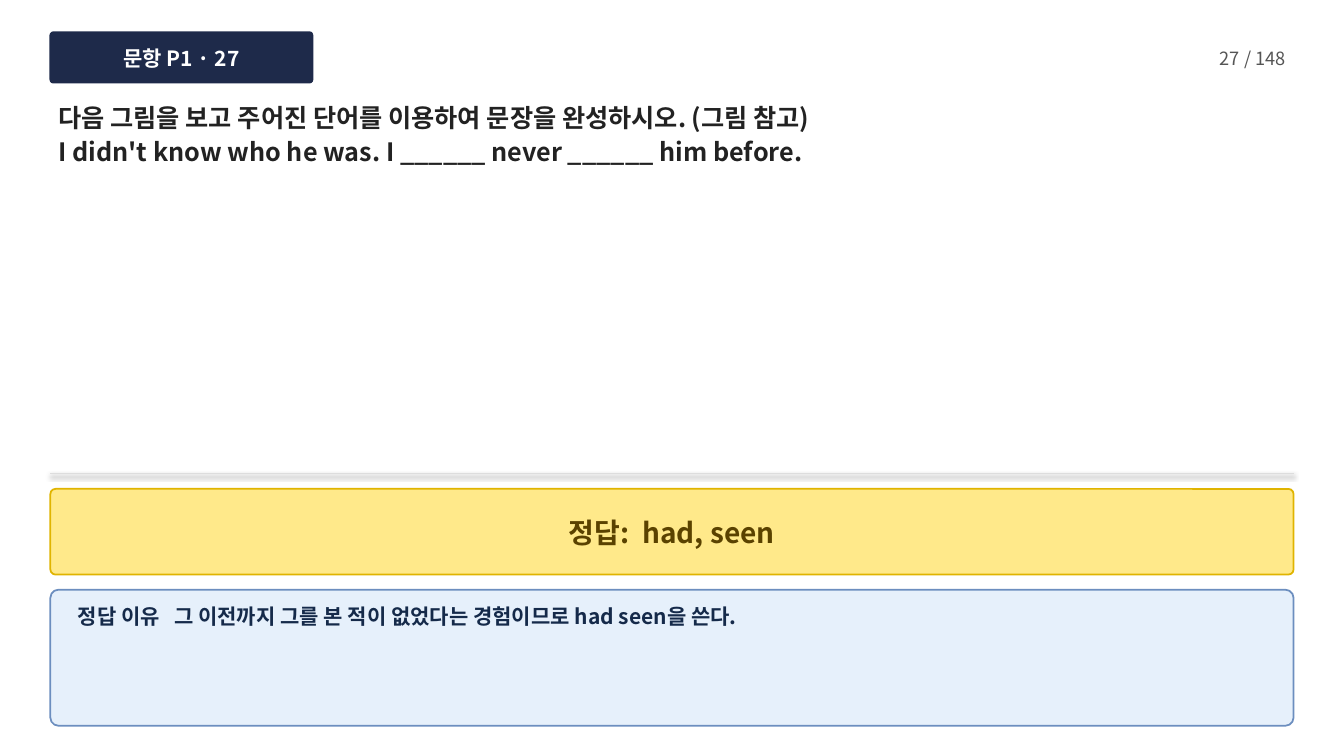
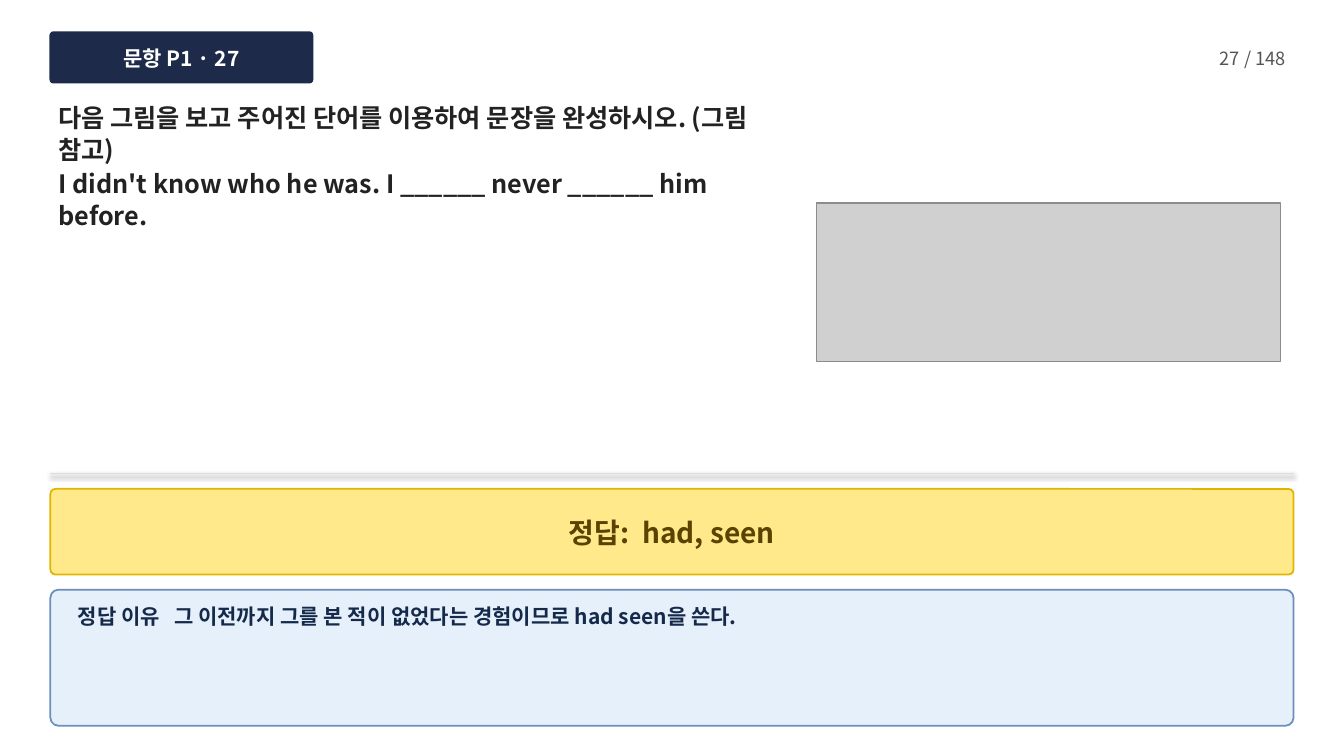
Before and after one commit to dtpman/dtpman, a slide deck: slide 28 of L6_Grammar_BuildUp.pptx. Drawn at 1344x756 pixels with LibreOffice and Linux fonts; fonts in the diff are those of the drawing; grey boxes stand for pictures. Boxes give left, top, right and bottom in pixels: in the first picture for what was removed or moved away, otherwise in the second. Text is boxed around its words. In the diff, an @@ line names an element or a change of style, - is before the commit and + after.

```diff
--- a/L6_Grammar_BuildUp.pptx
+++ b/L6_Grammar_BuildUp.pptx
@@ text "다음 그림을 보고 주어진 단어를 ..." rewrapped from (58,106,810,162) to (58,106,748,226) @@
@@ picture added at (817,203,1280,361) @@
```
Also in this commit, not shown: 13 other slides changed.
